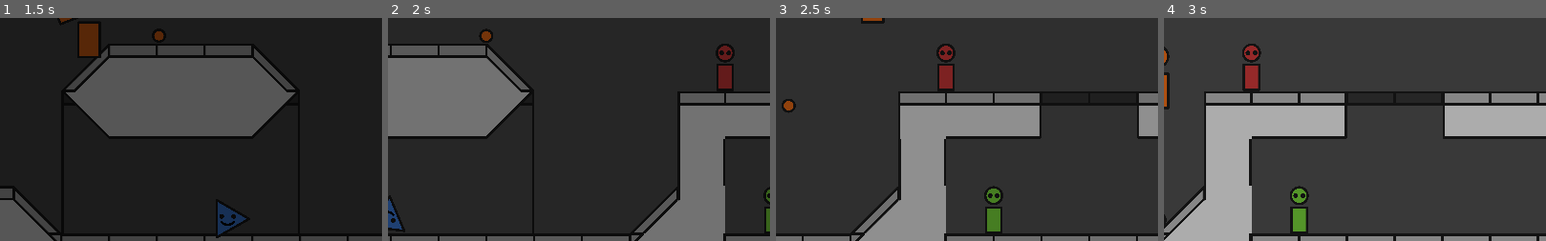
Above: before the commit, frames 1-4 (left to right).
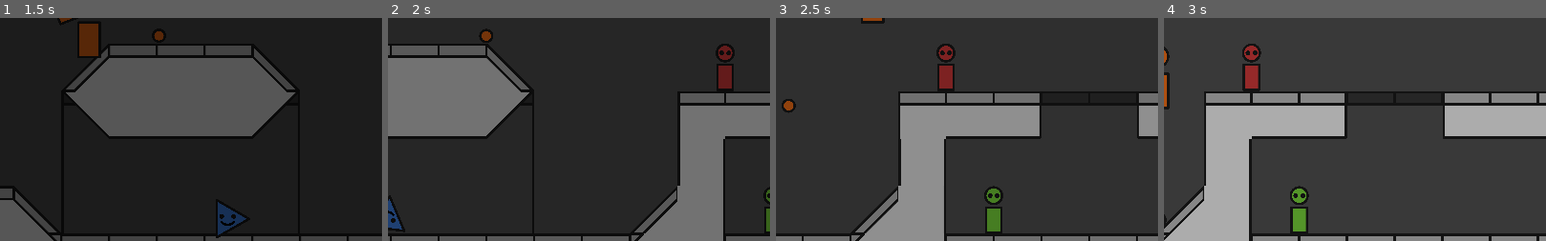
Above: after the commit, the same moments.

Repository: sirstotes/ZenoJam
Game: Godot game, scene res://Scenes/Main.tscn
Same seed, same stepped clock (60 frames per second), same inputs: the game is played once before the commit and once after it.
Inputs (mouse positions are % of the whole screen's width and height, from its top left):
- Up to frame 1 (1.5 s): tap Enter at 0.5 s; move the mouse to (72, 45) at 0.52 s; hold D (move-right) from 0.53 s (still down); click (72, 45) at 0.6 s; tap W (move-up) at 0.77 s; move the mouse to (30, 55) at 1.27 s; tap E (trade) at 1.35 s
- Up to frame 2 (2 s): keep holding D (move-right); tap W (move-up) at 1.52 s
- Up to frame 3 (2.5 s): move the mouse to (60, 28) at 2.02 s; release D (move-right) at 2.03 s; hold A (move-left) from 2.03 s (still down); click (60, 28) at 2.1 s
- Up to frame 4 (3 s): move the mouse to (45, 70) at 2.77 s; release A (move-left) at 2.78 s; hold D (move-right) from 2.78 s (still down); tap E (trade) at 2.85 s
The pictures show only the part of the screen within x 50-100%, y 37-87%; the shares and areas given below are measured in that part.

Frame 1 is identical in both runs. In frame 2, 0.2% of the frame differs, in the area x 75-89%, y 75-97%; in frame 3, 0.2%; in frame 4, 0.2%, in the area x 10-23%, y 75-97%.

Commit message:
Tilemap Fix

Diff:
--- a/Scenes/Main.tscn
+++ b/Scenes/Main.tscn
@@ -82,7 +82,7 @@
 tile_set = ExtResource( 1 )
 cell_size = Vector2( 640, 640 )
 format = 1
-tile_data = PoolIntArray( -65536, 1610612736, 65537, -65535, …(1115 unchanged characters)…  1, 458755, 4, 1, 458763, 4, 0, 458764, 6, 65537, 589823, 0, 65537, 524288, 0, 65537, 52 …(484 unchanged characters)…
+tile_data = PoolIntArray( -65536, 1610612736, 65537, -65535, …(1115 unchanged characters)…  1, 458755, 4, 1, 458763, 4, 0, 458764, 0, 65538, 589823, 0, 65537, 524288, 0, 65537, 52 …(484 unchanged characters)…
 
 [node name="Frontdrop" type="TileMap" parent="Screen 2"]
 visible = false
@@ -123,7 +123,7 @@
 tile_set = ExtResource( 1 )
 cell_size = Vector2( 640, 640 )
 format = 1
-tile_data = PoolIntArray( -65536, 1610612736, 65537, -65535, …(1142 unchanged characters)…  524300, 0, 1, 524301, 0, 1, 524302, 0, 2, 589824, 0, 65537, 589825, 0, 65537, 58 …(232 unchanged characters)…
+tile_data = PoolIntArray( -65536, 1610612736, 65537, -65535, …(1142 unchanged characters)…  524300, 0, 1, 524301, 0, 1, 524302, 0, 1, 589824, 0, 65537, 589825, 0, 65537, 58 …(232 unchanged characters)…
 
 [node name="Frontdrop" type="TileMap" parent="Screen 3"]
 visible = false
